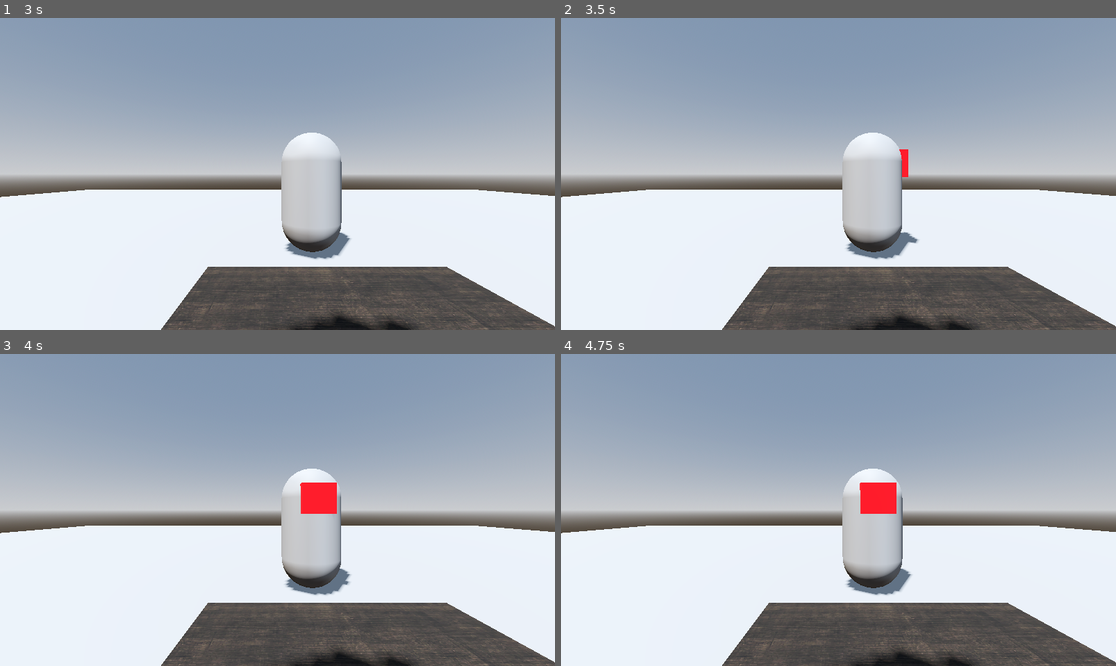
Above: before the commit, frames 1-4 (two rows, left to right).
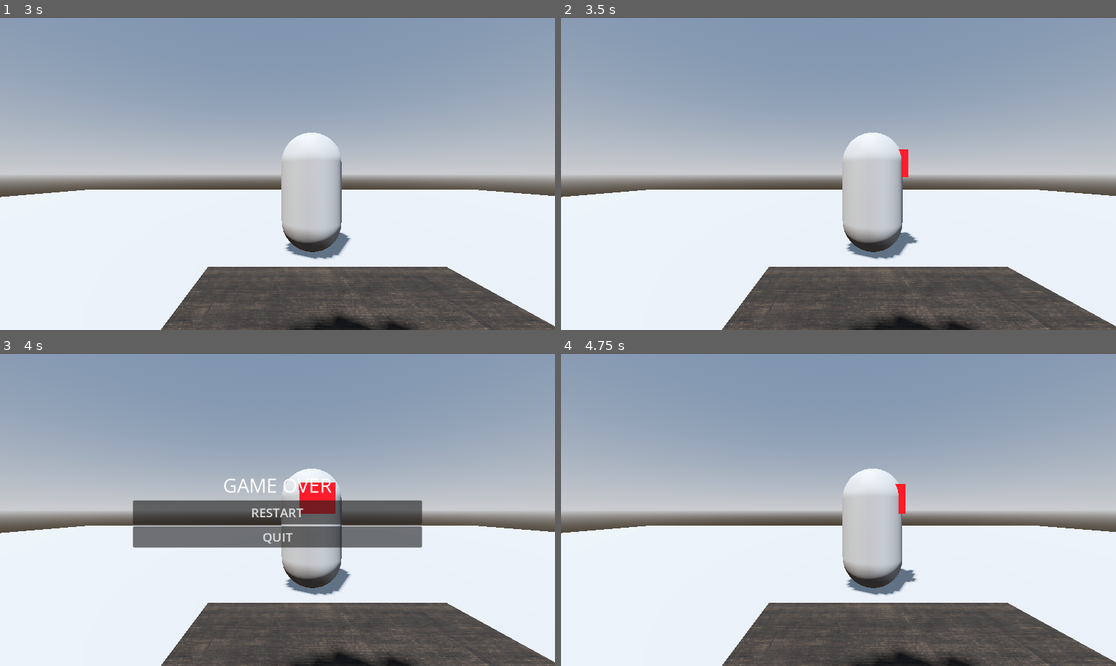
Above: after the commit, the same moments.

Repository: oneshot-death/3d-school-game
Game: Godot game, scene res://Levels/classroom.tscn
The game is run twice, just before and just after one commit, with the same random seed, the same clock (stepped at 60 frames per second) and the same inputs.
Inputs (mouse positions are in pixels of both pictures, inside the frame that each line leads up to):
- Up to frame 1 (3 s): tap Enter (ui_accept) at 0.5, 0.77, 1.25, 1.52, 2, 2.75 s; move the mouse to (305, 174) at 0.52 s; hold W (move_forward) from 0.53 s (still down); move the mouse to (249, 174) at 1.27 s; move the mouse to (288, 167) at 2.02 s; move the mouse to (271, 180) at 2.77 s
- Up to frame 2 (3.5 s): keep holding W (move_forward); tap Enter (ui_accept) at 3.02 s
- Up to frame 3 (4 s): keep holding W (move_forward); move the mouse to (316, 513) at 3.52 s; tap Enter (ui_accept) at 3.77 s
- Up to frame 4 (4.75 s): release W (move_forward) at 4.25 s; click (838, 513) at 4.25 s, where only the run after the commit has a clickable "RESTART"

Frame 1 is identical in both runs. In frame 2, less than 0.1% of the frame differs, in the area x 57-65%, y 42-75%; in frame 3, 7.9%, in the area x 23-77%, y 39-75%; in frame 4, 0.9%.

Commit message:
Working game over logic and game over screen. Need to pause the game now

Diff:
--- a/Enemy/enemy.gd
+++ b/Enemy/enemy.gd
@@ -8,14 +8,18 @@
 var rotating: bool = true
 var rotated_angle: float = 0.0
 var direction: int = 1  # 1 = clockwise, -1 = counterclockwise
+var rotating_even:int=0
+@onready var player:CharacterBody3D=$"../Player" #finds player wrt classroom scene
 
 func _ready() -> void:
 	timer.wait_time = wait_time
 	timer.one_shot = true
 	timer.timeout.connect(_on_timer_timeout)
+	var player=get_tree().get_first_node_in_group("player")
 
-func _process(delta: float) -> void:
+func _physics_process(delta: float) -> void:
 	if rotating:
+		player.game_over_maybe=false
 		var rotation_amount = rotation_speed_degrees * delta
 		rotated_angle += rotation_amount
 
@@ -24,8 +28,14 @@
 		if rotated_angle >= 180.0:
 			rotated_angle = 0.0
 			rotating = false
+			rotating_even+=1
 			direction *= -1
 			timer.start()
 
+		if rotating_even==2:
+			player.game_over_maybe=true
+			rotating_even=0
+
+
 func _on_timer_timeout() -> void:
 	rotating = true
--- a/Levels/classroom.tscn
+++ b/Levels/classroom.tscn
@@ -1,10 +1,11 @@
-[gd_scene load_steps=9 format=3 uid="uid://dufs03881x6hv"]
+[gd_scene load_steps=10 format=3 uid="uid://dufs03881x6hv"]
 
 [ext_resource type="PackedScene" uid="uid://ddxwbra1ge8jn" path="res://Assets/Table/table.tscn" id="1_cn5g2"]
 [ext_resource type="Script" uid="uid://dmtg1mky8mhtm" path="res://Levels/classroom.gd" id="1_h2dca"]
 [ext_resource type="PackedScene" uid="uid://b7mrmm2x01pgy" path="res://Assets/Chair/chair.tscn" id="2_i5tmy"]
 [ext_resource type="PackedScene" uid="uid://d0kr2ypx36t7a" path="res://Player/player.tscn" id="3_i5tmy"]
 [ext_resource type="PackedScene" uid="uid://vp7h67oaouuh" path="res://Enemy/enemy.tscn" id="5_12ryn"]
+[ext_resource type="PackedScene" uid="uid://bh44iwi8blqoo" path="res://UI/game_over_screen.tscn" id="6_qlpa1"]
 
 [sub_resource type="ProceduralSkyMaterial" id="ProceduralSkyMaterial_rcmfc"]
 sky_horizon_color = Color(0.66224277, 0.6717428, 0.6867428, 1)
@@ -45,3 +46,6 @@
 
 [node name="Enemy" parent="." instance=ExtResource("5_12ryn")]
 transform = Transform3D(-4.371139e-08, 0, 1, 0, 1, 0, -1, 0, -4.371139e-08, -0.23305535, 1, 2.4059172)
+
+[node name="GameOverScreen" parent="." instance=ExtResource("6_qlpa1")]
+visible = false
--- a/Player/player.gd
+++ b/Player/player.gd
@@ -6,8 +6,10 @@
 
 var mouse_motion=Vector2.ZERO
 var classroom_loaded:bool=false
+var game_over_maybe:bool=false
 
 @onready var camerapivot:Node3D=$CameraPivot
+@onready var game_over_screen:Control=$"../GameOverScreen"
 
 @export var rotation_speed_degrees:float=2
 
@@ -60,3 +62,10 @@
 	camerapivot.rotate_x(mouse_motion.y)
 	camerapivot.rotation_degrees.x=clampf(camerapivot.rotation_degrees.x,-90.0,90.0)
 	mouse_motion=Vector2.ZERO
+
+func _process(delta: float) -> void:
+	if game_over_maybe==true:
+		if -165<rotation_degrees.y and rotation_degrees.y>-180 or 176<rotation_degrees.y and rotation_degrees.y>180:
+			pass
+		else:
+			game_over_screen.game_over()
--- /dev/null
+++ b/UI/game_over_screen.gd
@@ -0,0 +1,14 @@
+extends Control
+
+func game_over() ->void:
+	visible=true
+	Input.mouse_mode=Input.MOUSE_MODE_VISIBLE
+
+
+
+
+func _on_restart_button_pressed() -> void:
+	get_tree().reload_current_scene()
+
+func _on_quit_button_pressed() -> void:
+	get_tree().quit()
--- a/UI/game_over_screen.tscn
+++ b/UI/game_over_screen.tscn
@@ -1,10 +1,11 @@
-[gd_scene load_steps=3 format=3 uid="uid://bh44iwi8blqoo"]
+[gd_scene load_steps=4 format=3 uid="uid://bh44iwi8blqoo"]
 
 [ext_resource type="FontFile" uid="uid://c2w0v678ir17c" path="res://Font/OpenSans-VariableFont_wdth,wght.ttf" id="1_50k4i"]
+[ext_resource type="Script" uid="uid://c2fvlp5yicgvb" path="res://UI/game_over_screen.gd" id="1_ftyas"]
 
-[sub_resource type="LabelSettings" id="LabelSettings_ftyas"]
+[sub_resource type="LabelSettings" id="LabelSettings_50k4i"]
 font = ExtResource("1_50k4i")
-font_size = 64
+font_size = 40
 
 [node name="GameOverScreen" type="Control"]
 layout_mode = 3
@@ -13,19 +14,36 @@
 anchor_bottom = 1.0
 grow_horizontal = 2
 grow_vertical = 2
+script = ExtResource("1_ftyas")
 
-[node name="VBoxContainer" type="VBoxContainer" parent="."]
+[node name="CenterContainer" type="CenterContainer" parent="."]
 layout_mode = 1
 anchors_preset = 15
 anchor_right = 1.0
 anchor_bottom = 1.0
-offset_top = 208.0
-offset_bottom = -352.0
 grow_horizontal = 2
 grow_vertical = 2
 
-[node name="Label" type="Label" parent="VBoxContainer"]
+[node name="VBoxContainer" type="VBoxContainer" parent="CenterContainer"]
+custom_minimum_size = Vector2(600, 100)
 layout_mode = 2
-text = "Game Over"
-label_settings = SubResource("LabelSettings_ftyas")
+
+[node name="Label" type="Label" parent="CenterContainer/VBoxContainer"]
+layout_mode = 2
+text = "GAME OVER"
+label_settings = SubResource("LabelSettings_50k4i")
 horizontal_alignment = 1
+
+[node name="RestartButton" type="Button" parent="CenterContainer/VBoxContainer"]
+custom_minimum_size = Vector2(0, 50)
+layout_mode = 2
+theme_override_font_sizes/font_size = 26
+text = "RESTART"
+
+[node name="QuitButton" type="Button" parent="CenterContainer/VBoxContainer"]
+layout_mode = 2
+theme_override_font_sizes/font_size = 26
+text = "QUIT"
+
+[connection signal="pressed" from="CenterContainer/VBoxContainer/RestartButton" to="." method="_on_restart_button_pressed"]
+[connection signal="pressed" from="CenterContainer/VBoxContainer/QuitButton" to="." method="_on_quit_button_pressed"]
Not shown, added: UI/game_over_screen.gd.uid
